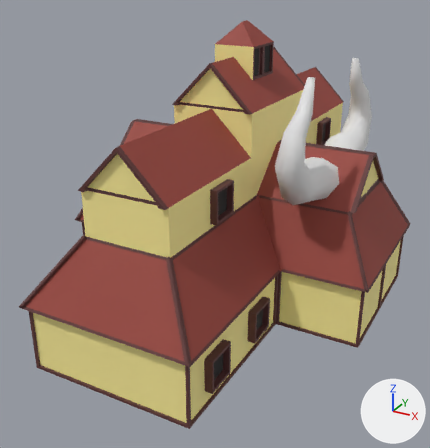
Before and after pictures for a commit that changed the FBX model Game/Assets/Models/vik_building1.fbx.
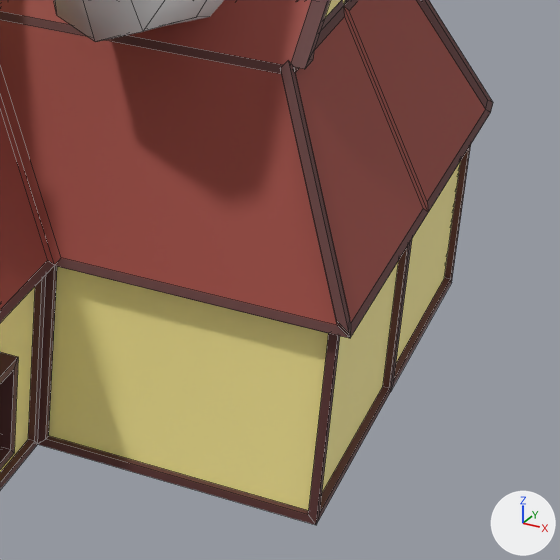
Old and new are each drawn whole from a 50 mm lens placed at (6.46, -13.22, 6.92), pointed at (-0.28, -0.95, 0.78) and again close up on the part from 62% to 100% of the width and 43% to 80% of the height. The axes (+X, +Y, +Z) are drawn at lower right. The lights are the same throughout. The close-ups show mesh edges as thin lines. Where no turn or scale is listed for an object, it has been applied to the vertices.
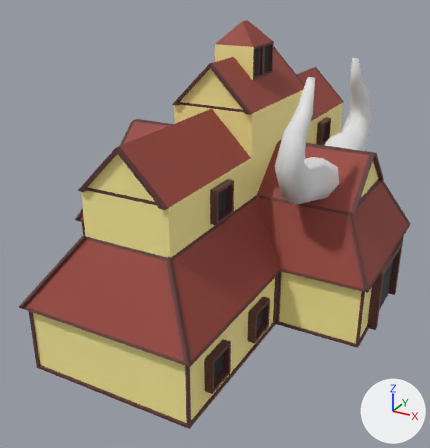
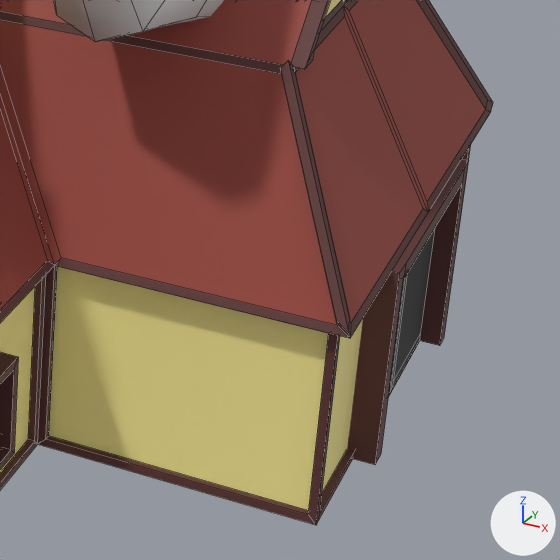
Where the change shows, as pixel boxes [x1, y1, x2, y2] in the close-ups (560 x 560 px):
'Cube.002', added: after [347, 159, 469, 465]
    faces in mat_wood (brown #5e3534): [347, 159, 469, 465]
    faces in mat_black (black #000000): [389, 228, 435, 395]

The change, as a list of edits to the scene's bpy script:
```text
Add me_cube_001:
    me_cube_001.from_pydata([(-0.2, -1.0, -0.76), (-0.2, -1.0, 0.76), (-0.2, 1.0, -0.76), (-0.2, 1.0, 0.76), (0.2, -1.0, -0.76), (0.2, -1.0, 0.76), (0.2, 1.0, -0.76), (0.2, 1.0, 0.76), (0.2, 0.85, 0.76), (0.2, -0.85, 0.76), (0.2, -0.85, -0.76), (0.2, 0.85, -0.76), (0.2, 0.85, 0.64), (0.2, -0.85, 0.64), (0.05, -0.85, -0.76), (0.05, 0.85, -0.76), (0.05, 0.85, 0.64), (0.05, -0.85, 0.64)], [], [(1, 3, 2, 0), (3, 7, 6, 2), (9, 5, 4, 10, 13), (5, 1, 0, 4), (2, 6, 11, 15, 14, 10, 4, 0), (5, 9, 8, 7, 3, 1), (7, 8, 12, 11, 6), (13, 10, 14, 17), (8, 9, 13, 12), (16, 17, 14, 15), (12, 13, 17, 16), (11, 12, 16, 15)])
    for i in [*range(0, 9), 10, 11]: me_cube_001.polygons[i].material_index = 1
    me_cube_001.materials.append(mat_black)  # black #000000
    me_cube_001.materials.append(mat_wood)  # brown #5e3534
Add ob_cube_002:
    ob_cube_002 = bpy.data.objects.new('Cube.002', me_cube_001)
    ob_cube_002.location = (3.855, 0.0, -0.25)
```
